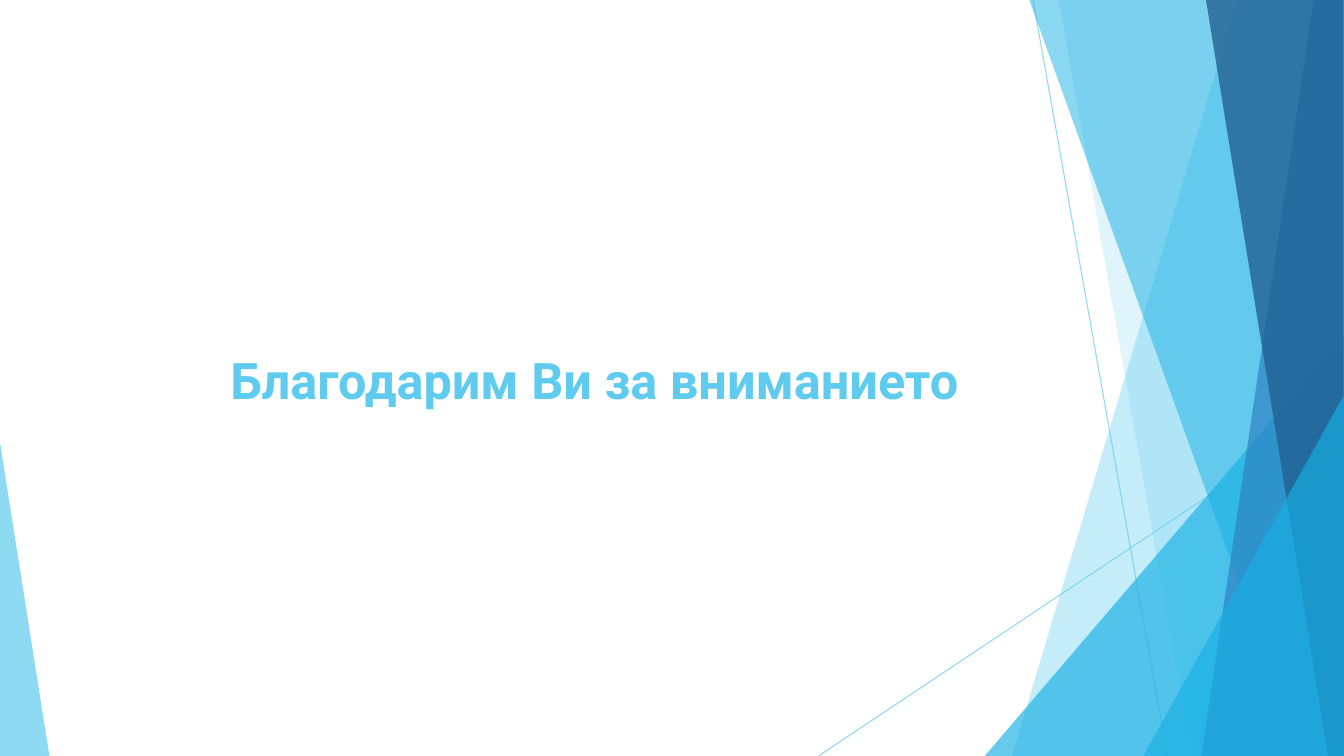
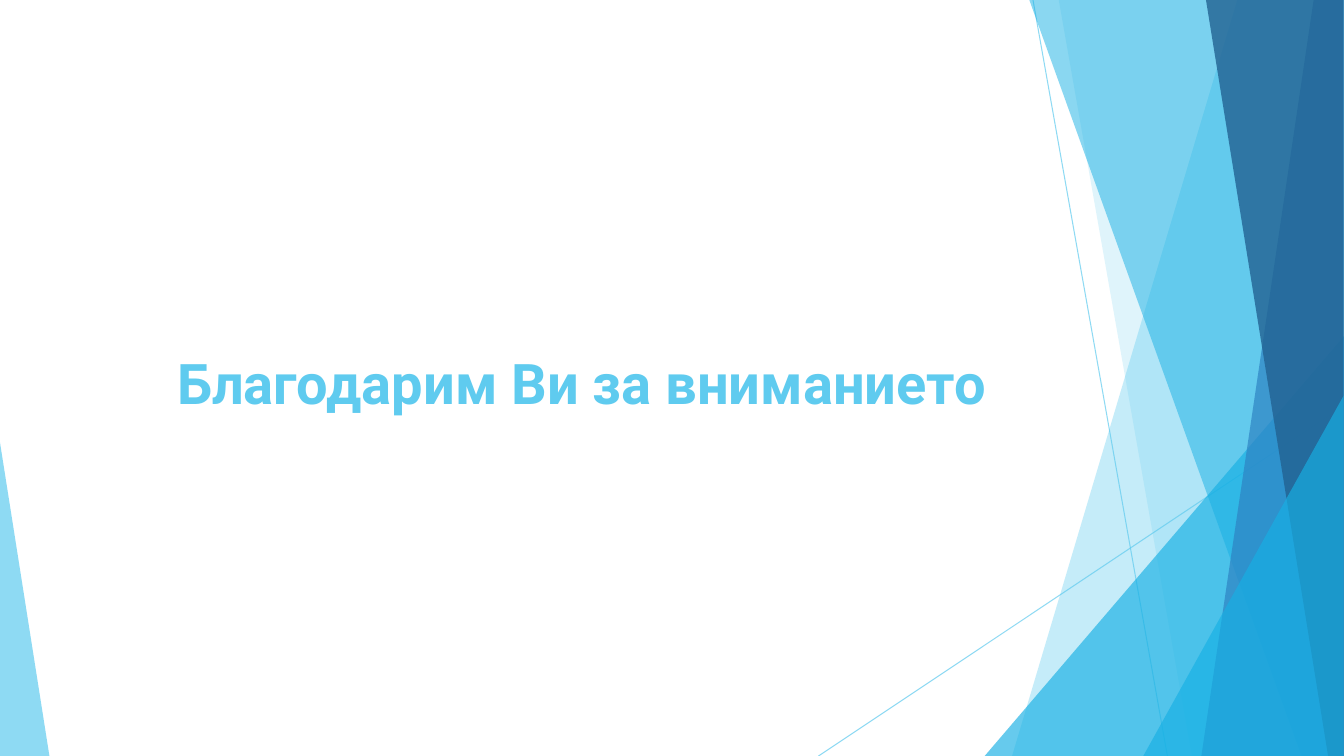
Before and after one commit to todorzhelev/STS, a slide deck: slide 17 of presentation/PresentationFinal.pptx. Drawn at 1344x756 pixels with LibreOffice and Linux fonts; fonts in the diff are those of the drawing. Boxes give left, top, right and bottom in pixels: in the first picture for what was removed or moved away, otherwise in the second. Text is boxed around its words. In the diff, an @@ line names an element or a change of style, - is before the commit and + after.

```diff
--- a/presentation/PresentationFinal.pptx
+++ b/presentation/PresentationFinal.pptx
@@ title "Благодарим Ви за вниманието" moved from (x1=230, y1=363, x2=958, y2=409) to (x1=177, y1=364, x2=986, y2=416) @@
@@ title "Благодарим Ви за вниманието" at (x1=177, y1=364, x2=986, y2=416): size 36 to 40 pt @@
```
Also in this commit, not shown: 11 other slides changed.
